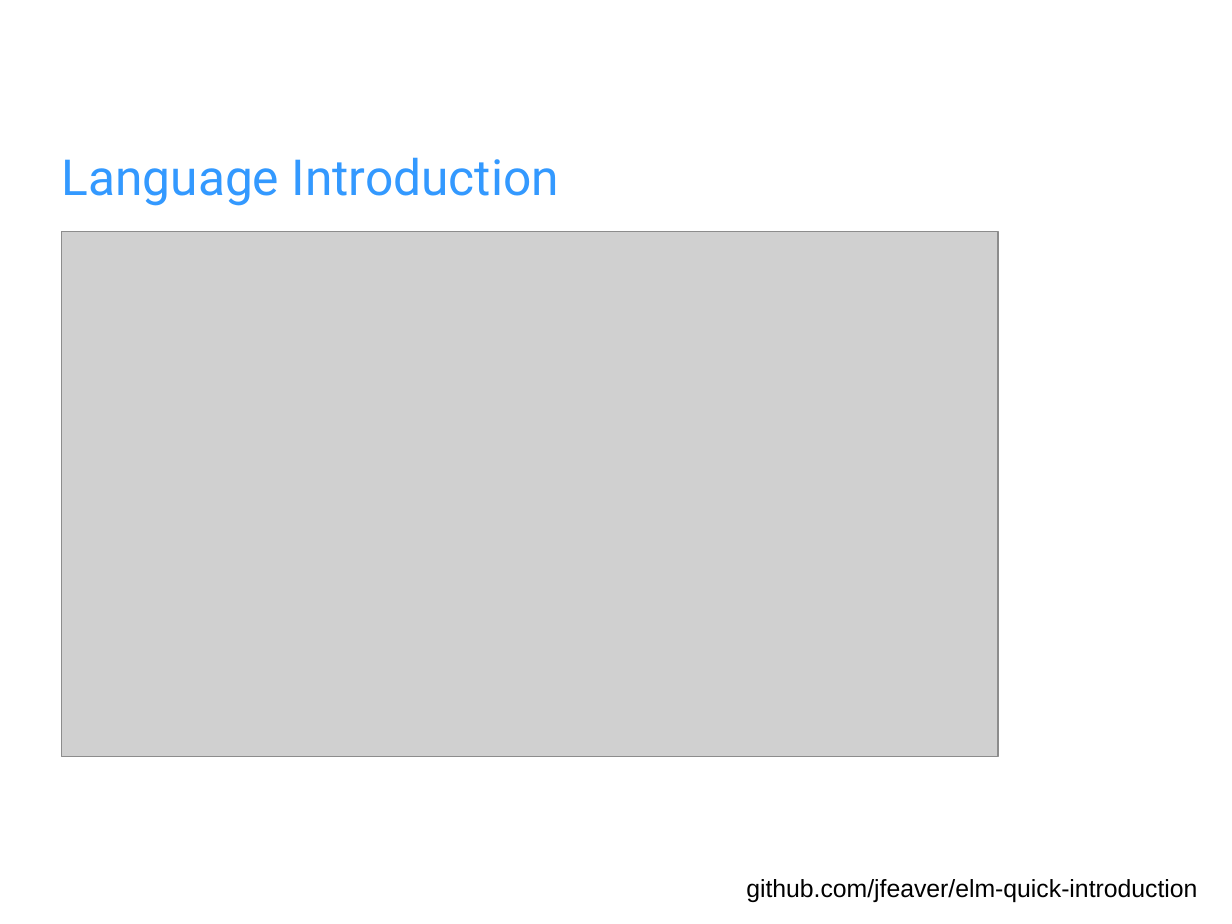
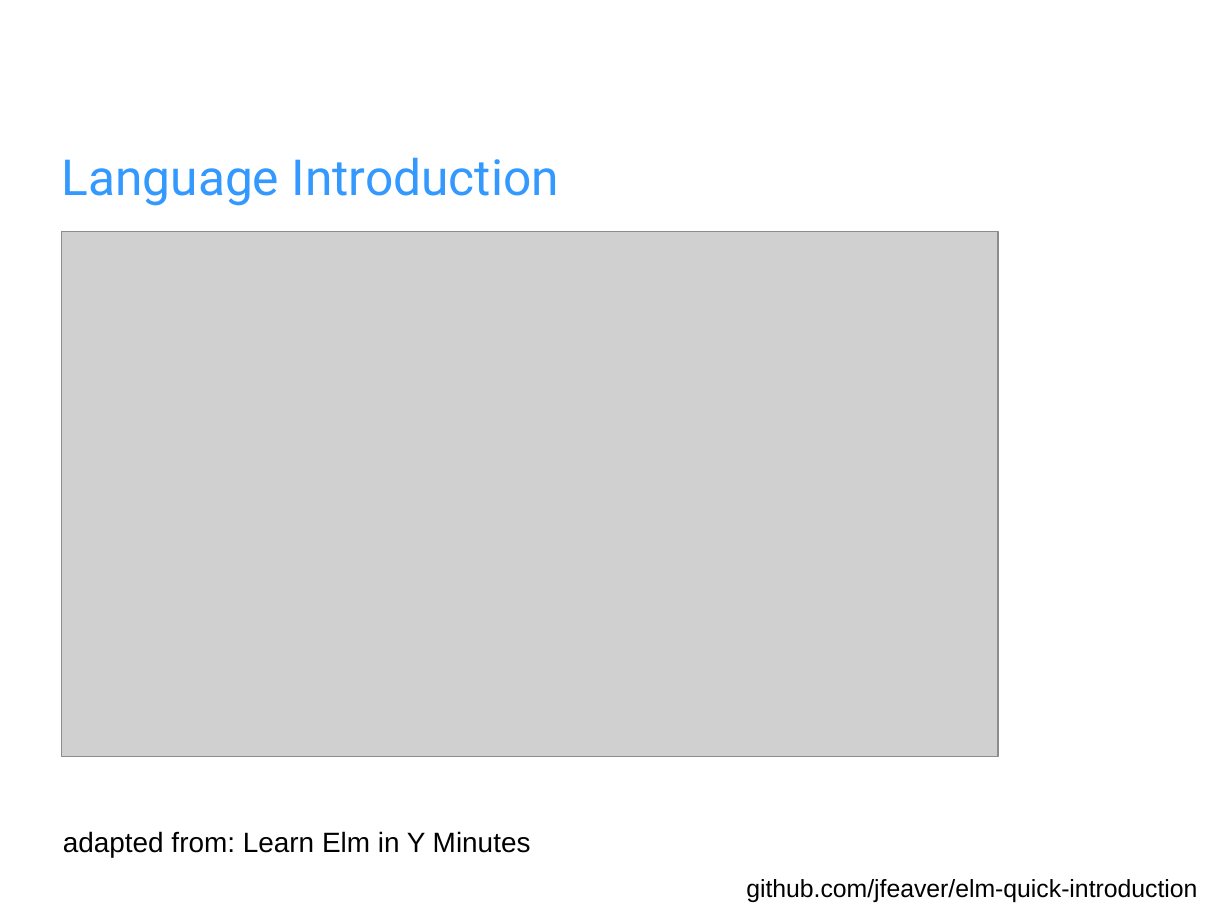
Before and after one commit to jfeaver/elm-quick-introduction, a slide deck: slide 8 of elm-intro.odp (slide 9 before the commit). Drawn at 1232x924 pixels with LibreOffice and Linux fonts; fonts in the diff are those of the drawing; grey boxes stand for pictures; background and template pictures are left out. Boxes give left, top, right and bottom in pixels: in the first picture for what was removed or moved away, otherwise in the second. Text is boxed around its words. In the diff, an @@ line names an element or a change of style, - is before the commit and + after.

```diff
--- a/elm-intro.odp
+++ b/elm-intro.odp
@@ text added at [63, 831, 531, 857], 18 pt, text #000000 @@
+adapted from: Learn Elm in Y Minutes
```
Also in this commit, not shown: 8 other slides changed, 1 slide removed.
